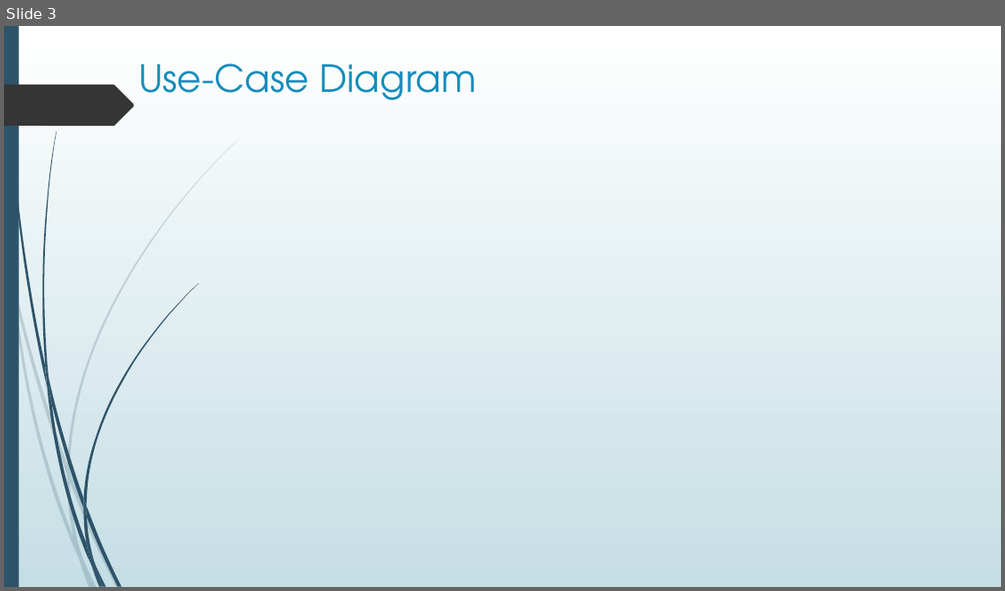
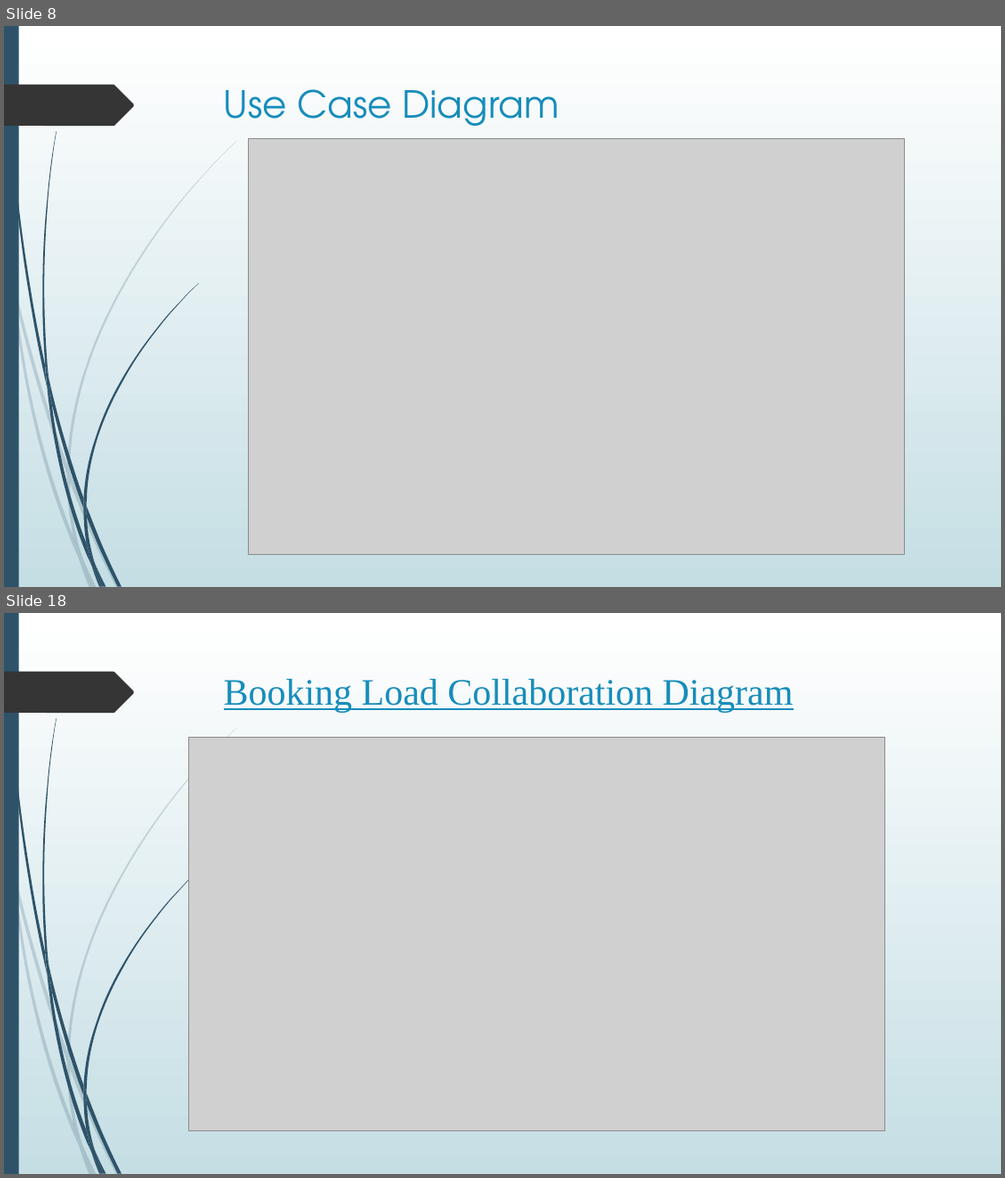
Before and after one commit to robel921/SE-TruckingCompanyMS, a slide deck: Documents/Project_Presentation1.pptx. Shown one above the other, each under a label of ours: slide 3 before the commit, slides 8 and 18 after it; the slides between them are not shown. The pictures are 1005x591 and 1005x1178 pixels, drawn with LibreOffice and Linux fonts; fonts in the diff are those of the drawing; grey boxes stand for pictures. Boxes give left, top, right and bottom in pixels: in the first picture for what was removed or moved away, otherwise in the second. Text is boxed around its words. In the diff, an @@ line names an element or a change of style, - is before the commit and + after.

```diff
--- a/Documents/Project_Presentation1.pptx
+++ b/Documents/Project_Presentation1.pptx
@@ slide 18 added at (4,613,1001,1174), background gradient #FFFFFF to #C5DEE5; not listed: 24 template elements that a slide beside it also shows @@
@@ title added at (224,679,793,712), 36 pt, text #178DBB, underline @@
+Booking Load Collaboration Diagram
@@ picture added at (189,737,886,1131) @@
@@ what was slide 3 is now slide 8 @@
@@ slide 8 changed as well @@
@@ title at (224,89,559,126): text changed @@
-Use-Case Diagram
+Use Case Diagram
@@ picture added at (249,138,905,555) @@
```
Also in this commit, not shown: 1 other slide changed, 17 other slides added, 2 slides removed.
